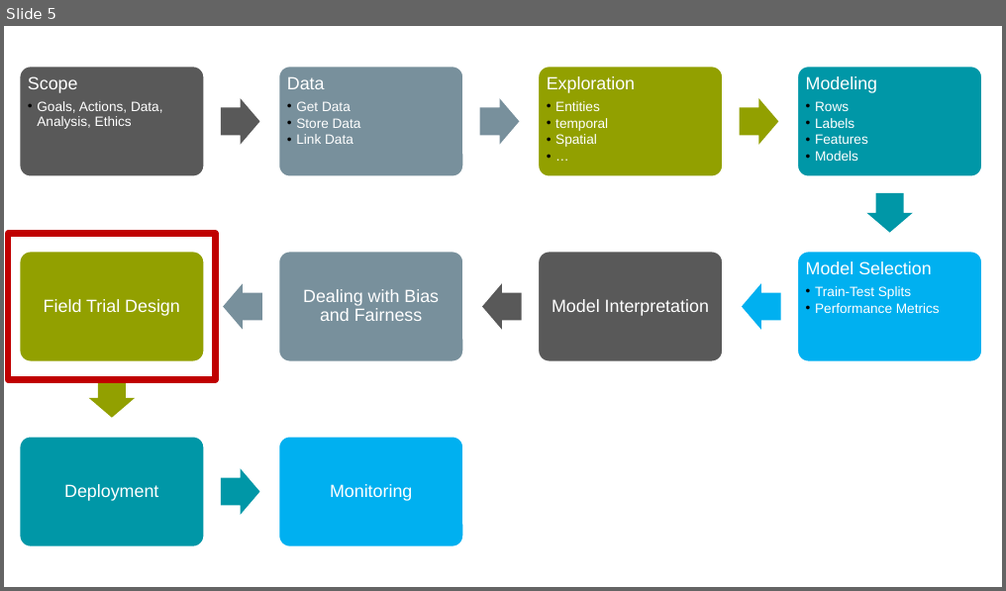
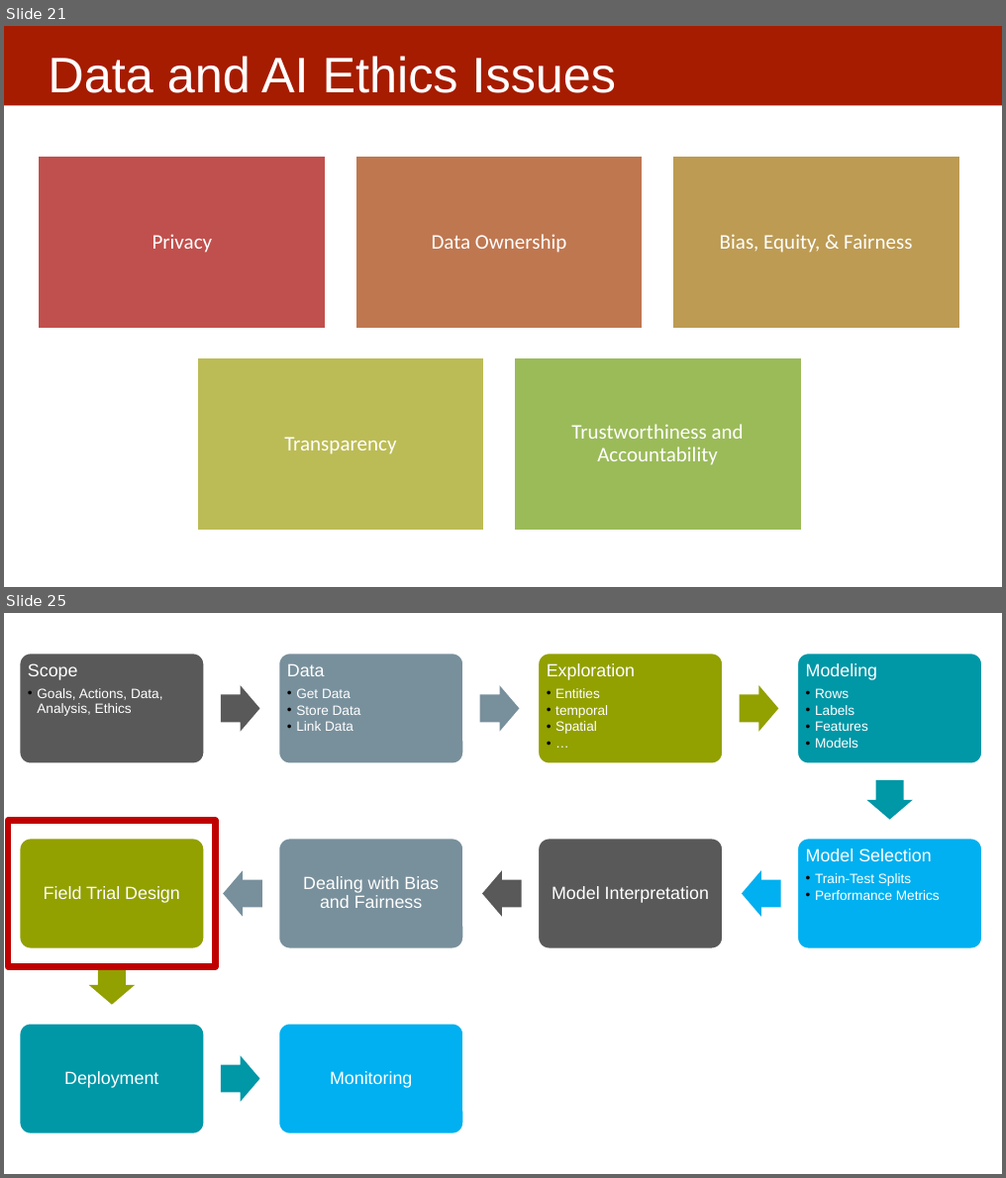
Before and after one commit to dssg/mlforpublicpolicylab, a slide deck: 14 - Presentations and Wrap-Up/causal inference.pptx. Shown one above the other, each under a label of ours: slide 5 before the commit, slides 21 and 25 after it; the slides between them are not shown. The pictures are 1006x591 and 1006x1178 pixels, drawn with LibreOffice and Linux fonts; fonts in the diff are those of the drawing. Boxes give left, top, right and bottom in pixels: in the first picture for what was removed or moved away, otherwise in the second. Text is boxed around its words. In the diff, an @@ line names an element or a change of style, - is before the commit and + after.

```diff
--- a/14 - Presentations and Wrap-Up/causal inference.pptx
+++ b/14 - Presentations and Wrap-Up/causal inference.pptx
@@ slide 21 added at box(4, 26, 1002, 587), background #FFFFFF @@
@@ rectangle added at box(4, 26, 1002, 105), fill #A61C00 @@
@@ title added at box(48, 56, 617, 93), 48 pt, text #FFFFFF @@
+Data and AI Ethics Issues
@@ group added at box(38, 157, 960, 531): 5 rectangles, 5 texts @@
+Privacy
+Data Ownership
+Bias, Equity, & Fairness
+Transparency
+Trustworthiness and Accountability
@@ what was slide 5 is now slide 25 @@
```
Also in this commit, not shown: 3 slides changed, 19 other slides added.
